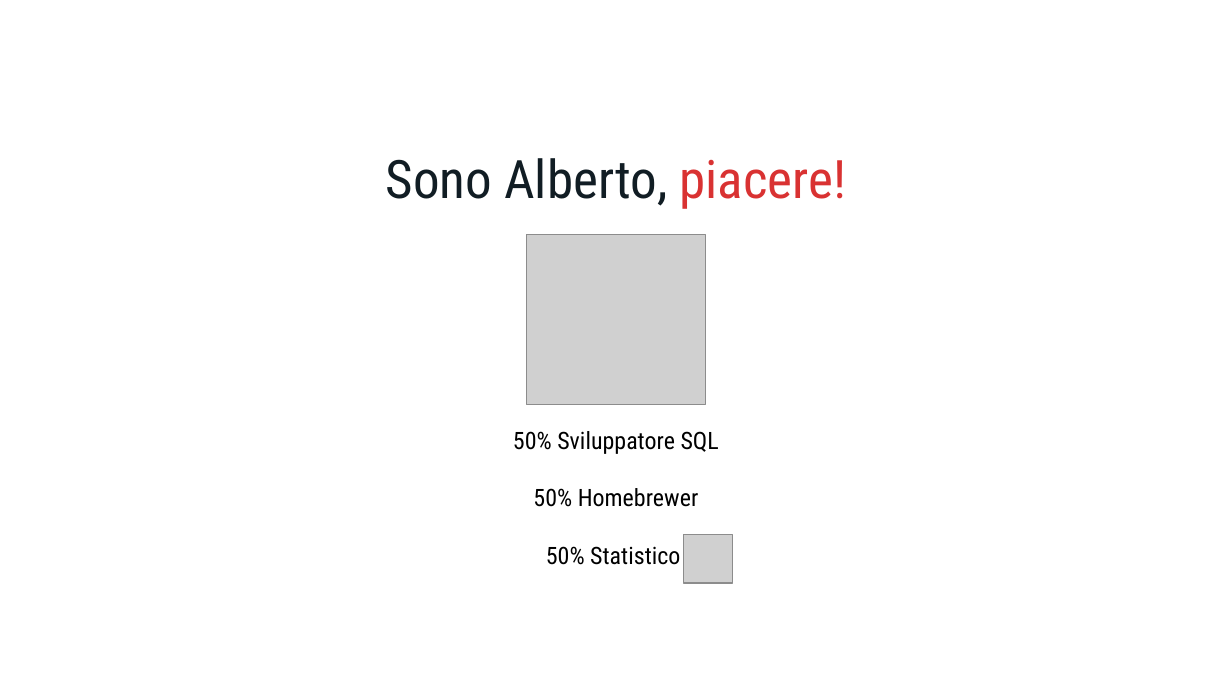
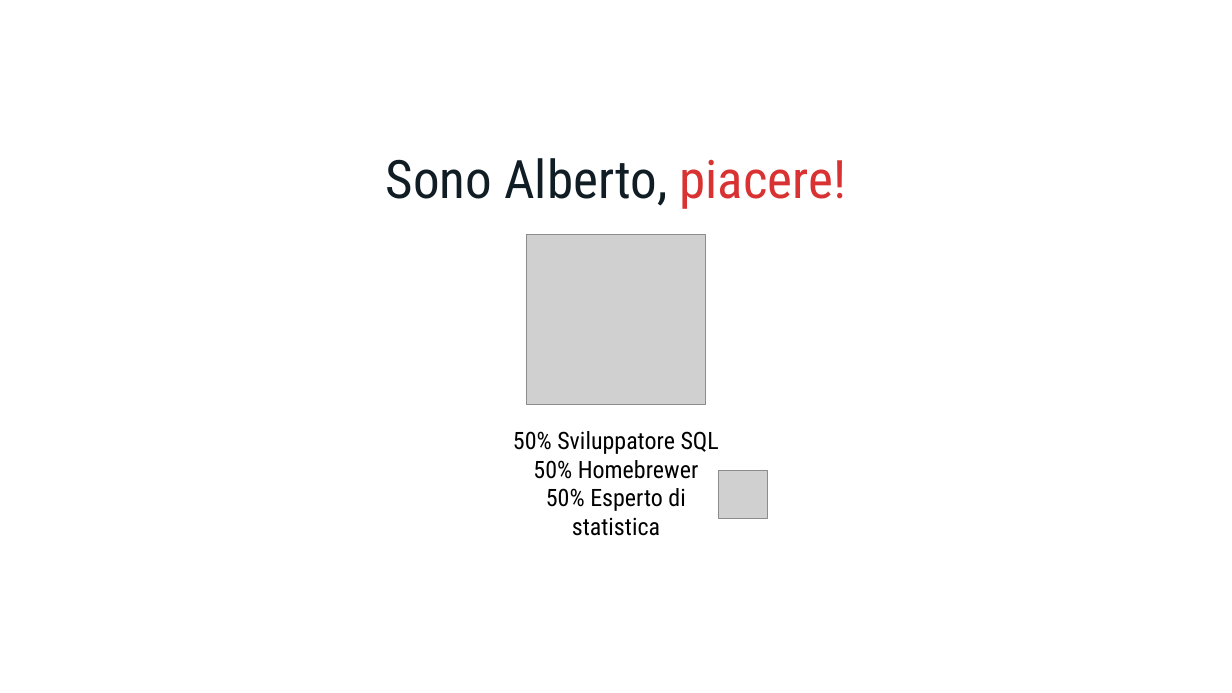
Before and after one commit to bibe74/CP2025, a slide deck: slide 2 of CP2025 - Utilizzare SQL.pptx. Drawn at 1232x693 pixels with LibreOffice and Linux fonts; fonts in the diff are those of the drawing; grey boxes stand for pictures; background and template pictures are left out. Boxes give left, top, right and bottom in pixels: in the first picture for what was removed or moved away, otherwise in the second. Text is boxed around its words. In the diff, an @@ line names an element or a change of style, - is before the commit and + after.

```diff
--- a/CP2025 - Utilizzare SQL.pptx
+++ b/CP2025 - Utilizzare SQL.pptx
@@ picture: place and size @@
-picture at [684,535,732,583]
+picture at [718,471,766,519]
@@ text at [546,488,685,536]: text changed @@
-50% Statistico
+50% Esperto di statistica
```
Also in this commit, not shown: 5 other slides changed, 7 other files.
